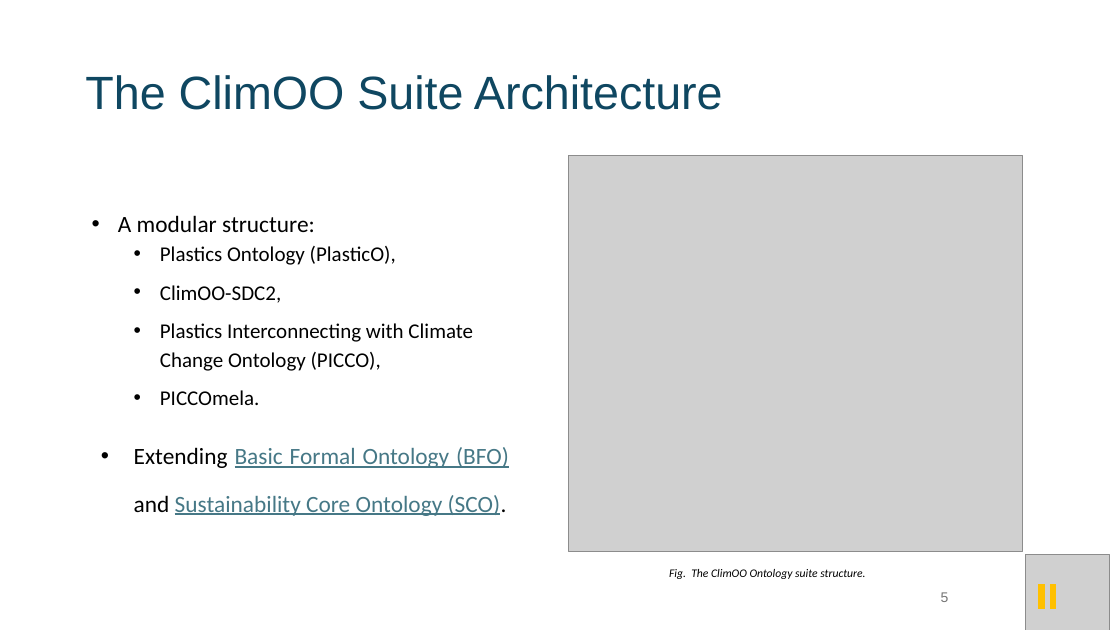
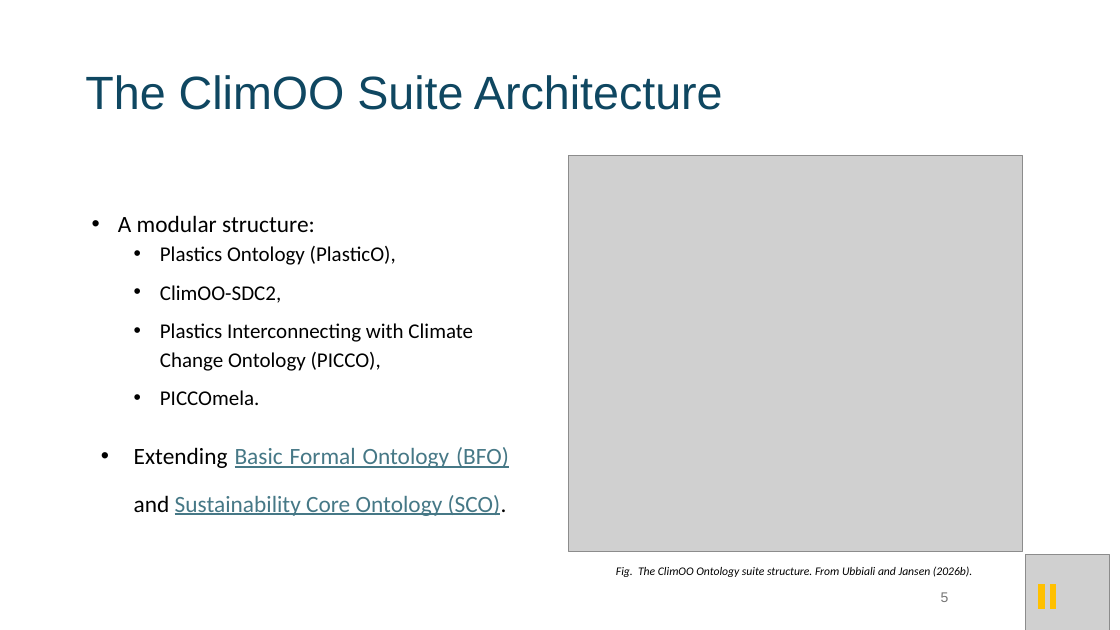
Before and after one commit to ClimOO/ClimOO-Ontology, a slide deck: slide 6 of ClimOO material/materials from ClimOO presentations/5th Ontologies4Chem Workshop/Presentation Ont4chem.pptx. Drawn at 1120x630 pixels with LibreOffice and Linux fonts; fonts in the diff are those of the drawing; grey boxes stand for pictures. Boxes give left, top, right and bottom in pixels: in the first picture for what was removed or moved away, otherwise in the second. Text is boxed around its words. In the diff, an @@ line names an element or a change of style, - is before the commit and + after.

```diff
--- a/ClimOO material/materials from ClimOO presentations/5th Ontologies4Chem Workshop/Presentation Ont4chem.pptx
+++ b/ClimOO material/materials from ClimOO presentations/5th Ontologies4Chem Workshop/Presentation Ont4chem.pptx
@@ text at [616,566,973,577]: text changed @@
-Fig. The ClimOO Ontology suite structure.
+Fig. The ClimOO Ontology suite structure. From Ubbiali and Jansen (2026b).
```
Also in this commit, not shown: 6 other slides changed, 1 other file.
